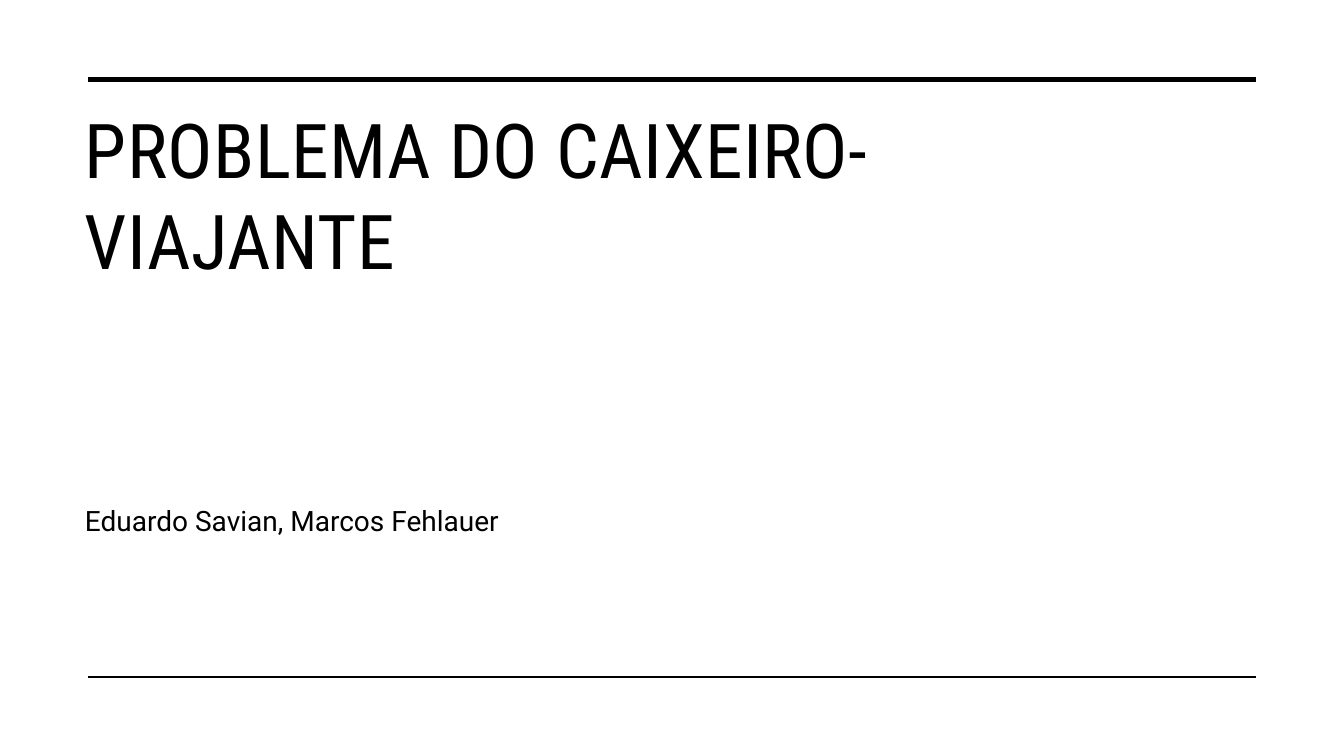
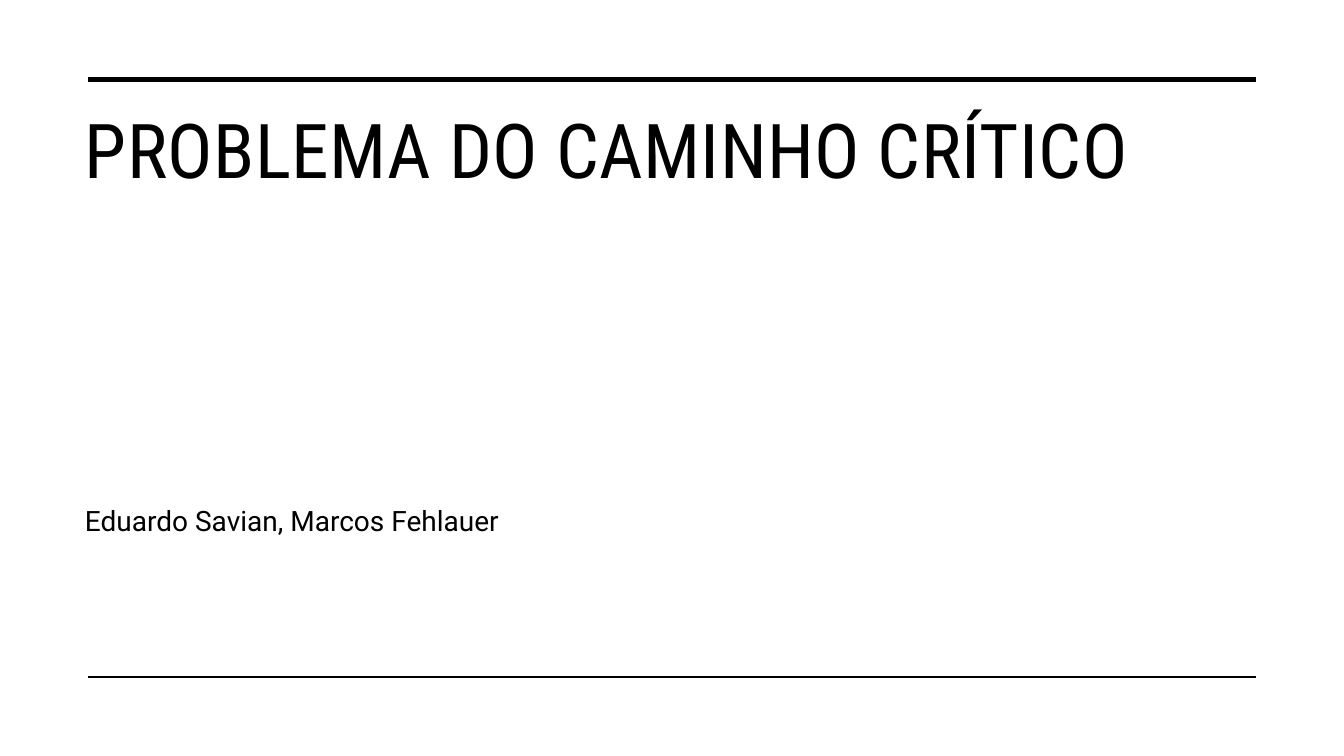
Before and after one commit to eduardosavian/critical-path, a slide deck: slide 1 of Presentation.pptx. Drawn at 1344x756 pixels with LibreOffice and Linux fonts; fonts in the diff are those of the drawing. Boxes give left, top, right and bottom in pixels: in the first picture for what was removed or moved away, otherwise in the second. Text is boxed around its words. In the diff, an @@ line names an element or a change of style, - is before the commit and + after.

```diff
--- a/Presentation.pptx
+++ b/Presentation.pptx
@@ title at box(85, 110, 1128, 179): text changed @@
-PROBLEMA DO CAIXEIRO-VIAJANTE
+PROBLEMA DO CAMINHO CRÍTICO
```
Also in this commit, not shown: 5 other slides changed, 3 other files.
